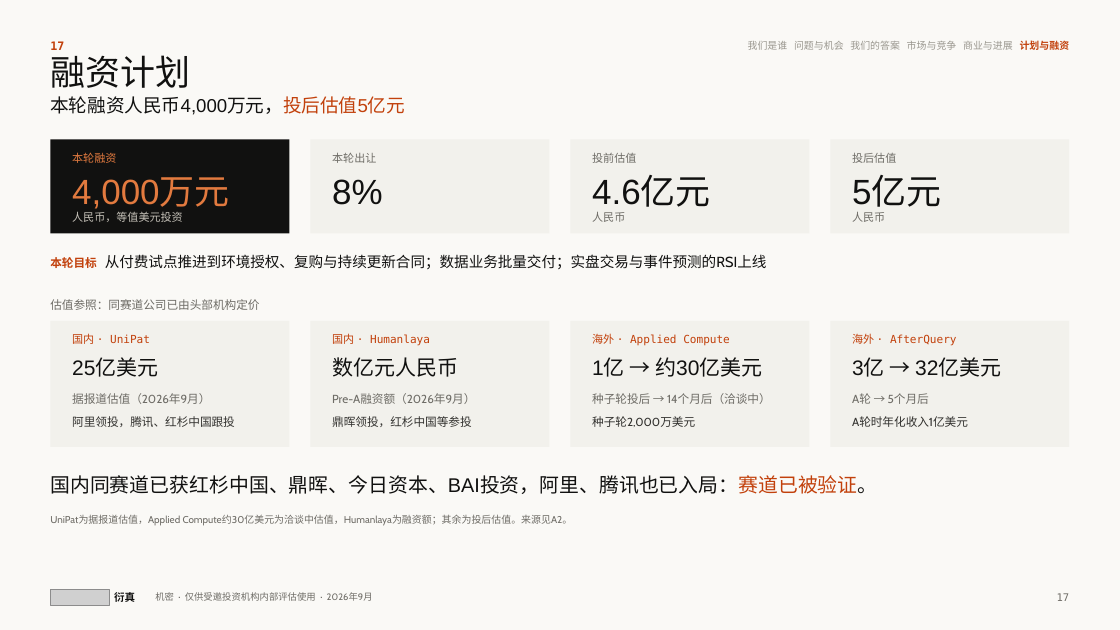
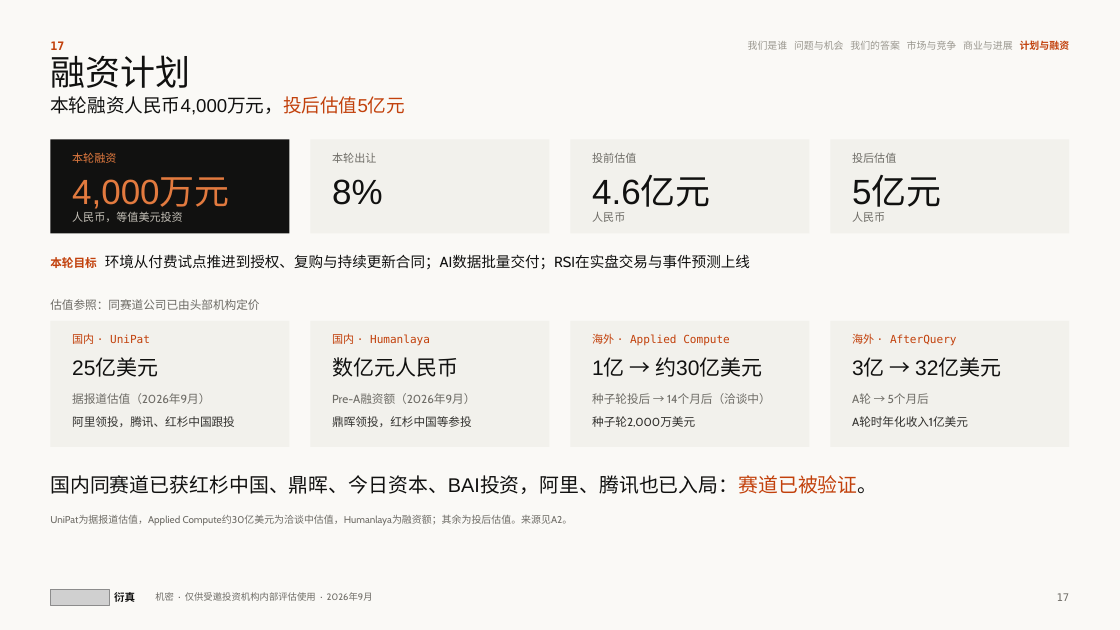
Before and after one commit to wangchen0802/Delta1, a slide deck: slide 17 of SimReal-BP-v27.pptx. Drawn at 1120x630 pixels with LibreOffice and Linux fonts; fonts in the diff are those of the drawing; grey boxes stand for pictures. Boxes give left, top, right and bottom in pixels: in the first picture for what was removed or moved away, otherwise in the second. Text is boxed around its words. In the diff, an @@ line names an element or a change of style, - is before the commit and + after.

```diff
--- a/SimReal-BP-v27.pptx
+++ b/SimReal-BP-v27.pptx
@@ text at [50,254,750,269]: text changed @@
-本轮目标 从付费试点推进到环境授权、复购与持续更新合同；数据业务批量交付；实盘交易与事件预测的RSI上线
+本轮目标 环境从付费试点推进到授权、复购与持续更新合同；AI数据批量交付；RSI在实盘交易与事件预测上线
```
Also in this commit, not shown: 15 other slides changed, 3 other files.
